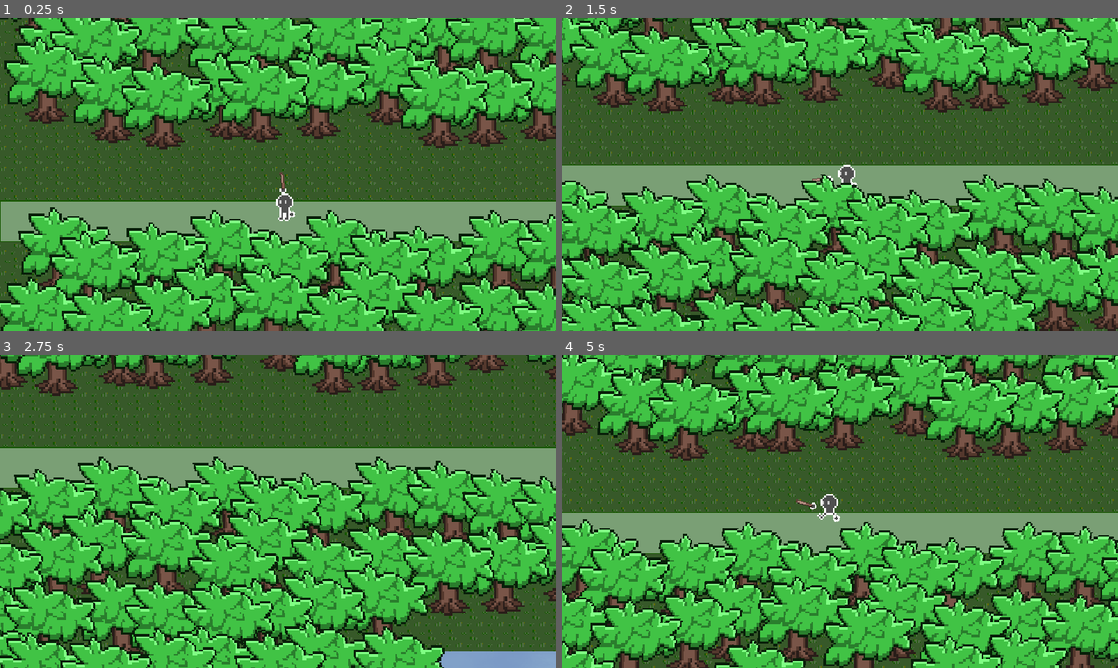
Above: before the commit, frames 1-4 (two rows, left to right).
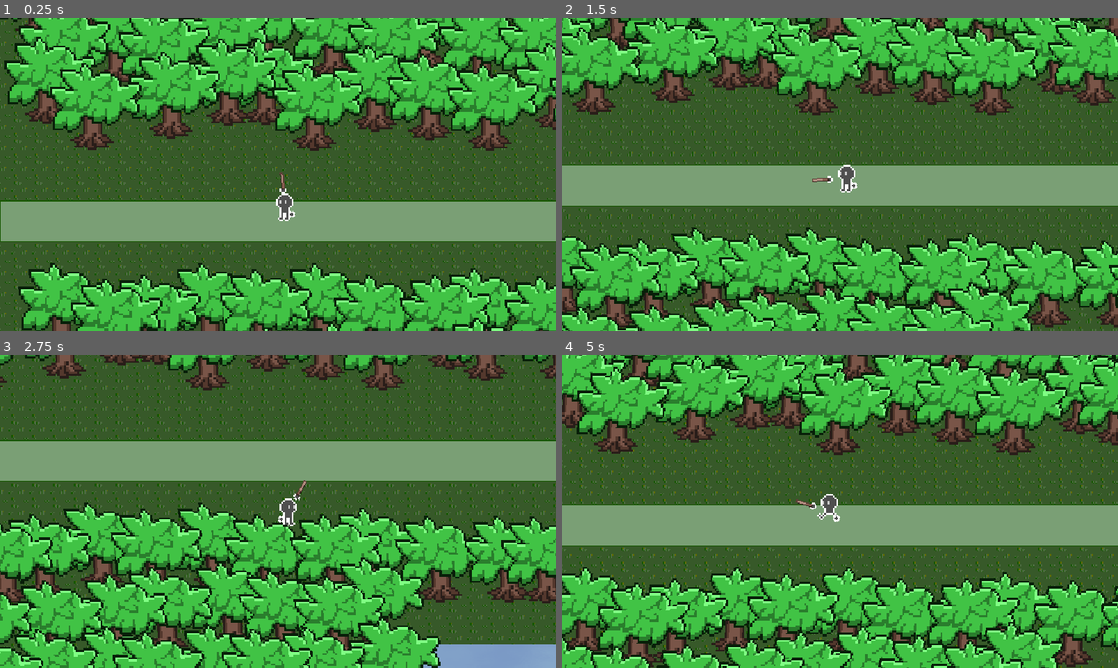
Above: after the commit, the same moments.

Repository: xharris/magicmissiles
Game: Godot game, scene res://game.tscn
Two runs of this game, one before a commit and one after it. Both use one fixed random seed, a clock stepped at 60 frames per second and the inputs below.
Inputs (mouse positions are in pixels of both pictures, inside the frame that each line leads up to):
- Up to frame 1 (0.25 s): no input
- Up to frame 2 (1.5 s): move the mouse to (962, 158) at 0.52 s; hold D (right) 0.53-1.28 s; click (962, 158) at 0.6 s; move the mouse to (728, 190) at 1.27 s; hold S (down) from 1.28 s (still down); right-click (728, 190) at 1.35 s
- Up to frame 3 (2.75 s): move the mouse to (333, 442) at 2.02 s; release S (down) at 2.03 s; hold D (right) from 2.03 s (still down); click (333, 442) at 2.1 s
- Up to frame 4 (5 s): move the mouse to (812, 574) at 2.77 s; release D (right) at 2.78 s; hold W (up) 2.78-3.53 s; right-click (812, 574) at 2.85 s; move the mouse to (1006, 558) at 3.52 s; hold A (left) from 3.53 s (still down); click (1006, 558) at 3.6 s; move the mouse to (673, 464) at 4.27 s; right-click (673, 464) at 4.35 s

The runs differ from the first frame. In frame 1, 49% of the frame differs, in the area x 0-100%, y 0-100%; in frame 2, 53%; in frame 3, 54%; in frame 4, 59%.

Commit message:
fixes clipping tree sprites

Diff:
--- a/entities/tree/tree.tscn
+++ b/entities/tree/tree.tscn
@@ -24,10 +24,9 @@
 unique_name_in_owner = true
 texture_filter = 1
 material = SubResource("ShaderMaterial_windy")
-position = Vector2(0, 24)
+position = Vector2(0, -97)
 scale = Vector2(5, 5)
 texture = ExtResource("1_xs1ax")
-offset = Vector2(0, -12)
 
 [node name="StaticBody2D" type="StaticBody2D" parent="." unique_id=813729054]
 position = Vector2(0, -40)
--- a/levels/forest/forest.tscn
+++ b/levels/forest/forest.tscn
@@ -151,4 +151,4 @@
 [node name="CollisionPolygon2D2" type="CollisionPolygon2D" parent="Entities/Trees/ShapeFill" unique_id=2016092786]
 modulate = Color(1, 1, 1, 0.2)
 position = Vector2(-16, 544)
-polygon = PackedVector2Array(16, 1136, 1184, 1136, 1184, 592, 1872, 592, 1872, 256, 16, 256)
+polygon = PackedVector2Array(16, 1136, 1184, 1136, 1184, 592, 1872, 592, 1872, 416, 16, 416)
